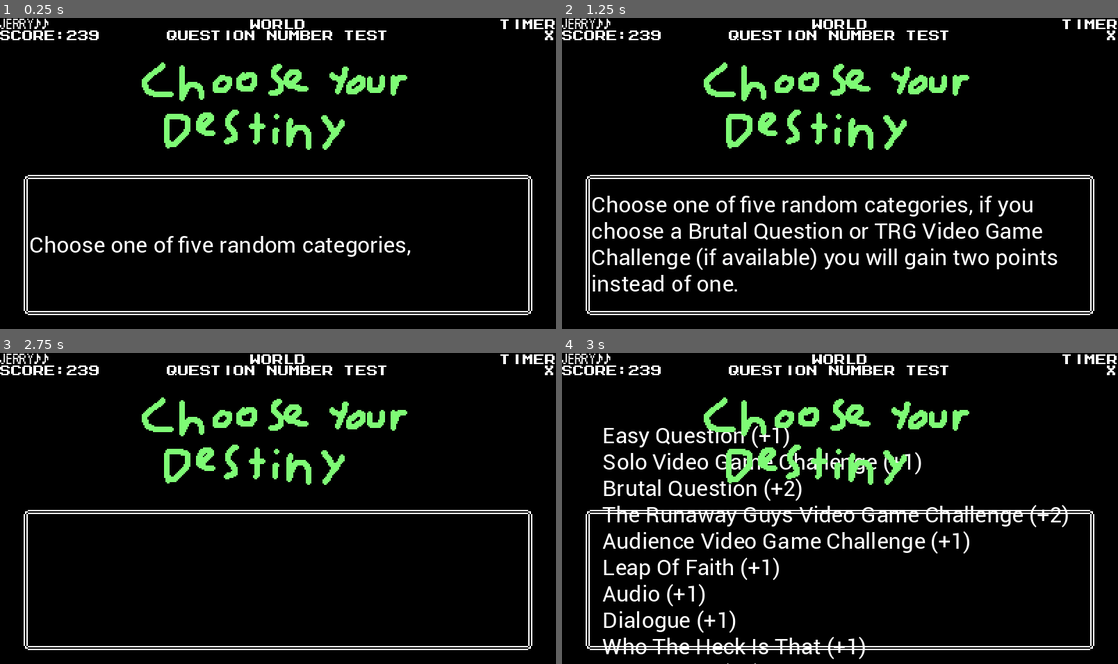
Above: before the commit, frames 1-4 (two rows, left to right).
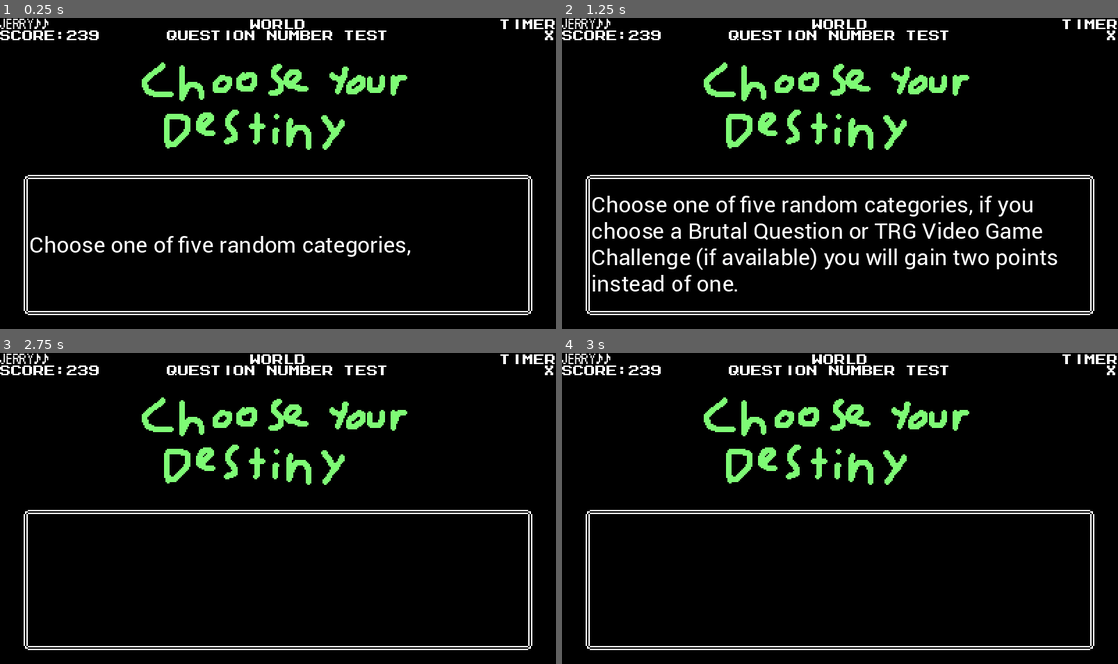
Above: after the commit, the same moments.

Repository: Nathpett/Thrown-Controllers-Community-Edition
Game: Godot game, scene res://category/concrete_categories/choose_your_destiny.tscn
Two runs of this game, one before a commit and one after it. Both use one fixed random seed, a clock stepped at 60 frames per second and the inputs below. This scene is started directly instead of the project's main scene.
Inputs:
- Up to frame 1 (0.25 s): no input
- Up to frame 2 (1.25 s): tap Enter at 0.5 s; hold Right (right) from 0.53 s (still down); hold Space (progress) from 0.53 s (still down)
- Up to frame 3 (2.75 s): release Right (right) at 1.28 s; release Space (progress) at 1.28 s; hold Down (down) 1.28-2.03 s; tap Y (correct_answer) at 1.35 s; tap Space (progress) at 1.55, 2.3 s; tap Enter at 2 s; hold Right (right) from 2.03 s (still down); hold N (incorrect_answer) from 2.03 s (still down)
- Up to frame 4 (3 s): tap Space (progress) at 2.75, 2.85 s; release Right (right) at 2.78 s; release N (incorrect_answer) at 2.78 s; hold Up (ui_up) from 2.78 s (still down)

Frames 1-3 are identical in both runs. In frame 4, 6.7% of the frame differs, in the area x 7-91%, y 23-100%.
Error before the commit: Invalid access to property or key 'devil_state' on a base object of type 'Nil'. (res://category/concrete_categories/chooose_your_destiny.gd:15)
Error after the commit: Invalid call. Nonexistent function 'new_category_queue' in base 'Nil'. (res://category/concrete_categories/choose_your_destiny.gd:10)

Commit message:
more update to trivia selection

Diff:
--- a/Main.tscn
+++ b/Main.tscn
@@ -18,4 +18,3 @@
 texture = ExtResource("3_xud7x")
 
 [node name="Game" parent="." instance=ExtResource("2")]
-mode = 2
--- a/category/concrete_categories/chooose_your_destiny.gd
+++ b/category/concrete_categories/choose_your_destiny.gd
@@ -7,14 +7,8 @@
 	# get 5 random questions given game state
 	# questions cannot have NO_DESTINY token set to true
 	# if in devil state, questions cannot have NO_DEVIL TOKENS set to true
-	pool = Trivia.CATEGORIES.keys()
-
-	pool = pool.filter(Callable(Trivia, "is_destiny"))
-
-
-	if game.devil_state:
-		pool = pool.filter(Callable(Trivia, "is_devil"))
-
+	pool = game.new_category_queue() # will already be curated list of categorys that may show up already
+	pool = pool.filter(Callable(Trivia, "is_destiny")) # but we have to filter out non-destiny-s
 	pool.shuffle()
 	pool = pool.slice(0, 5)
 
--- a/category/concrete_categories/choose_your_destiny.tscn
+++ b/category/concrete_categories/choose_your_destiny.tscn
@@ -1,11 +1,11 @@
-[gd_scene load_steps=4 format=3 uid="uid://cx7osleui28gn"]
+[gd_scene load_steps=4 format=3 uid="uid://c330i18i17pm3"]
 
 [ext_resource type="PackedScene" uid="uid://wed28fwnfbng" path="res://category/abstract_categories/simple_question.tscn" id="1_rqm71"]
-[ext_resource type="Script" path="res://category/concrete_categories/chooose_your_destiny.gd" id="2_iy7p1"]
+[ext_resource type="Script" path="res://category/concrete_categories/choose_your_destiny.gd" id="2_8be77"]
 [ext_resource type="Texture2D" uid="uid://chxvpuvavceha" path="res://assets/img/choose_your_destiny.png" id="3_8jfpv"]
 
 [node name="GameScene" instance=ExtResource("1_rqm71")]
-script = ExtResource("2_iy7p1")
+script = ExtResource("2_8be77")
 
 [node name="Label" parent="Control/Dialogue/MarginContainer" index="0"]
 text = "Choose one of five random categories, if you choose a Brutal Question or TRG Video Game Challenge (if available) you will gain two points instead of one."
--- a/category/concrete_categories/lightning_round.gd
+++ b/category/concrete_categories/lightning_round.gd
@@ -106,7 +106,15 @@
 
 	var tween = create_tween()
 	var t_time = 0.5
-	var interval_time = 0.2
+	var interval_times = []
+	for j in range(len(correct_arr)):
+		interval_times.append(0.2)
+
+	# now make the last four intervals twice as long as the last for that dramatic drop baby!
+	# but make the very last one interval time again
+	for j in range(min(len(correct_arr), 4)):
+		interval_times[-j] = 1 # TODO HERE!
+
 
 	i = 0
 	for child in results_hbox.get_children():
@@ -115,7 +123,7 @@
 		tween.tween_property(child.get_child(0), "offset_top", 0, t_time).set_trans(Tween.TRANS_BACK).set_ease(Tween.EASE_IN)
 		tween.parallel().tween_property(child.get_child(0), "offset_bottom", 0, t_time).set_trans(Tween.TRANS_BACK).set_ease(Tween.EASE_IN)
 		tween.chain().tween_callback($Thunder.play)
-		tween.tween_interval(i * interval_time)
+		tween.tween_interval(i * 0.2)
 
 		i += 1 + 5 * i / len(correct_arr) # this does a dramatic drop with 5 quesitions, but with 10 it could get agonizing, TODO SCALE SOMEHOW HERE SOME DAY!
 	tween.connect("finished", Callable(self, "_on_tween_all_completed"))
--- a/game.gd
+++ b/game.gd
@@ -3,7 +3,6 @@
 
 enum Mode {DEBUG, RANDOM, JUST_ONE}
 # TODO GET MUSIC ON LIST, IMPLEMENT TO MAKE MORE LIVELY
-# TODO NEXT Reroll categories that have been exhausted, and prevent them from appearing again.
 
 @export var trivia: Resource
 @export var mode: Mode
@@ -22,6 +21,8 @@
 var devil_state = false
 var point_gain: int = 1
 var temp_point_gain: int = 0 # set by choose your destiny
+
+var msgbox: MessageBox
 
 @onready var avatar = $Avatar
 @onready var transitions = $Transitions
@@ -95,6 +96,8 @@
 	await transition.tree_exited
 	current_scene.enable()
 
+	_show_message()
+
 
 func push_current_to_leaderboard() -> void:
 	leaderboard[current_contestant_name] = current_contestant_score
@@ -140,10 +143,6 @@
 	var dependants = Trivia.get_dependants(cat)
 	for dependant in dependants:
 		_exhaust_category(dependant)
-
-	# TODO IF BRUTAL QUESTIONS EXHAUSTED, LET KNOW AND REVOKE DEVIL STATE
-
-	print("%s exhausted" % [cat])
 
 
 # just connect it to everything lol whatever man...
@@ -211,7 +210,15 @@
 
 func return_to_panel_select(transition) -> void:
 	if devil_state:
-		enforce_devil_composition()
+
+		if trivia.exhausted_categories.has("devils_deal"):
+			#exit devil state if devils_deal is exhausted
+			_queue_user_message("All brutal questions have been used, \n the contestant's soul has been refunded.")
+			exit_devil_state()
+		else:
+			enforce_devil_composition()
+
+
 	change_scene_to_file(load("res://panel_select/panel_select.tscn").instantiate(), transition)
 
 
@@ -244,3 +251,15 @@
 			print(dest_brutal_ratio)
 			print(panels.values())
 			return
+
+
+func _queue_user_message(message: String) -> void:
+	msgbox = load("res://panel_select/msg_box.tscn").instantiate()
+	msgbox.text = message
+	msgbox.visible = false
+	add_child(msgbox)
+
+
+func _show_message() -> void:
+	if is_instance_valid(msgbox):
+		msgbox.visible = true
--- /dev/null
+++ b/panel_select/msg_box.gd
@@ -0,0 +1,7 @@
+class_name MessageBox
+extends Label
+
+
+func _ready():
+	await get_tree().create_timer(10).timeout
+	queue_free()
--- /dev/null
+++ b/panel_select/msg_box.tscn
@@ -0,0 +1,26 @@
+[gd_scene load_steps=2 format=3 uid="uid://l8ta1lidbiqy"]
+
+[ext_resource type="Script" path="res://panel_select/msg_box.gd" id="1_lc4op"]
+
+[node name="MessageBox" type="Label"]
+anchors_preset = 8
+anchor_left = 0.5
+anchor_top = 0.5
+anchor_right = 0.5
+anchor_bottom = 0.5
+offset_left = -0.5
+offset_top = -11.5
+offset_right = 0.5
+offset_bottom = 11.5
+grow_horizontal = 2
+grow_vertical = 2
+script = ExtResource("1_lc4op")
+
+[node name="Panel" type="Panel" parent="."]
+show_behind_parent = true
+layout_mode = 1
+anchors_preset = 15
+anchor_right = 1.0
+anchor_bottom = 1.0
+grow_horizontal = 2
+grow_vertical = 2
--- a/resources/trivia.gd
+++ b/resources/trivia.gd
@@ -31,7 +31,9 @@
 @export var easy_question = [{"question": "What is 2+2?", "answer": "4"},
 							{"question": "What does the sea saw?", "answer": "I dunno lol"}]
 @export var brutal_question = [{"question": "what is the square root of 48509859038",
-								"answer": "A reasonably large number I'm sure"}, {"question": "WHY?", "answer": "BECAUSE!"}]
+								"answer": "A reasonably large number I'm sure"},
+								#{"question": "WHY?", "answer": "BECAUSE!"},
+								]
 @export var solo_video_game_challenge = [{"question": "play the game of life"}, {"question": "Katamari"}]
 @export var TheRunawayGuys_video_game_challenge = [{"question": "oh"}, {"question": "TRG 2"}]
 @export var audience_video_game_challenge = [{"question": "play a game"}, {"question": "huhuhuhuhuuu"}]
--- a/trivia/trivia_1.tres
+++ b/trivia/trivia_1.tres
@@ -1,4 +1,4 @@
-[gd_resource type="Resource" script_class="trivia" load_steps=2 format=3 uid="uid://cbu63imca60tc"]
+[gd_resource type="Resource" script_class="Trivia" load_steps=2 format=3 uid="uid://cbu63imca60tc"]
 
 [ext_resource type="Script" path="res://resources/trivia.gd" id="1"]
 
@@ -14,9 +14,6 @@
 brutal_question = [{
 "answer": "A reasonably large number I'm sure",
 "question": "what is the square root of 48509859038"
-}, {
-"answer": "BECAUSE!",
-"question": "WHY?"
 }]
 solo_video_game_challenge = [{
 "question": "play the game of life"
@@ -68,4 +65,15 @@
 "answers": ["this one!!", "wrong answer", "the correct answer", "not this one"],
 "question": "what is the correct answer testing how long this can get he he he he heh heh e heh h ehe he he hhe he he he heh heheh hehe he h?"
 }]
+pick_your_poison = [{
+"challenge": "1 v 1 Arena",
+"game": "Spelunky 2"
+}, {
+"challenge": "2 v 2 Arena",
+"game": "Spelunky 3"
+}, {
+"challenge": "3 v 3 Arena",
+"game": "Spelunky 4"
+}]
 devils_deal = 0
+choose_your_destiny = 0
